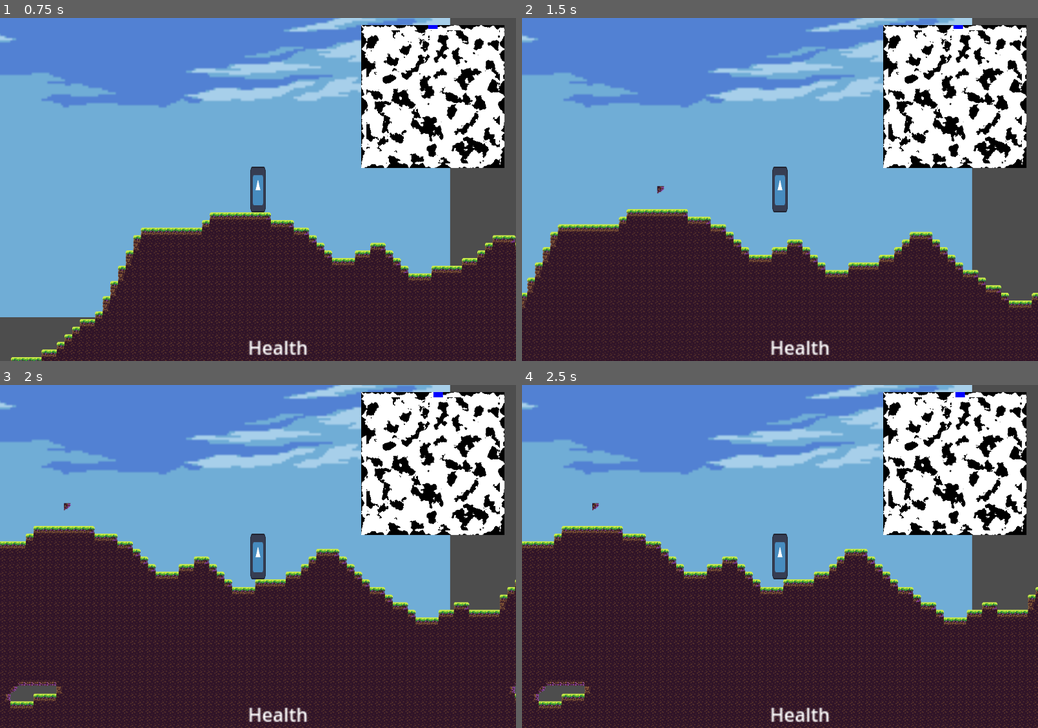
Above: before the commit, frames 1-4 (two rows, left to right).
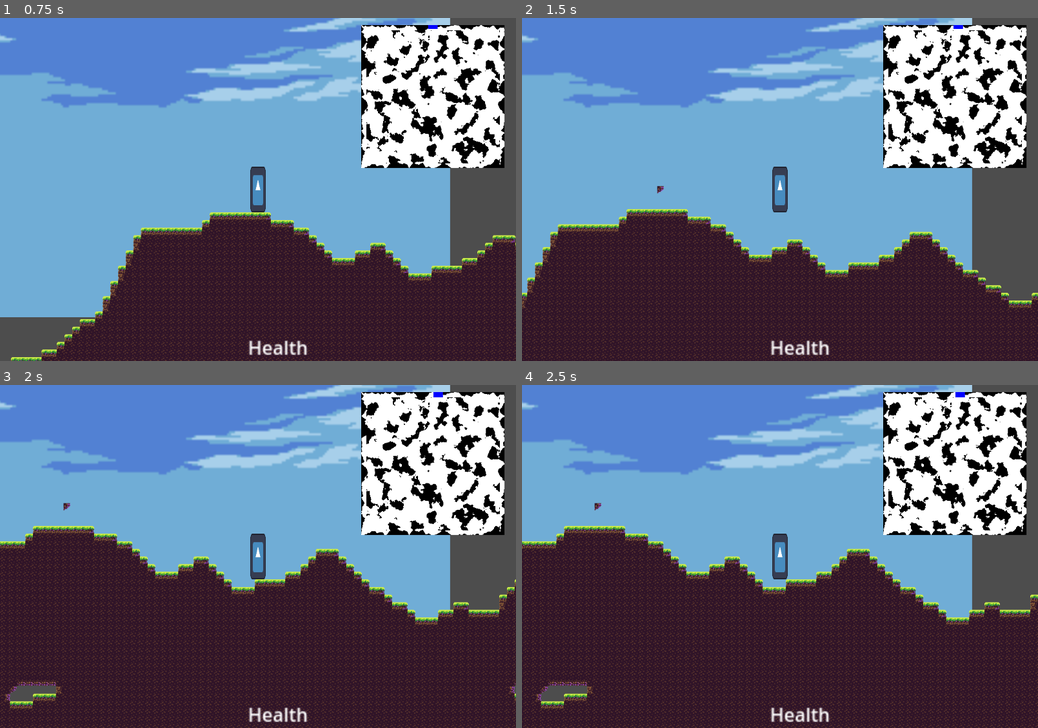
Above: after the commit, the same moments.

Repository: EamonnER/TerraWorlds
Game: Godot game, scene res://game.tscn
Two runs of this game, one before a commit and one after it. Both use one fixed random seed, a clock stepped at 60 frames per second and the inputs below. The engine's default icon, where the game draws it, is replaced by a stand-in: a white triangle on a blue panel in a dark square.
Inputs (mouse positions are in pixels of both pictures, inside the frame that each line leads up to):
- Up to frame 1 (0.75 s): tap Enter at 0.5 s; move the mouse to (371, 172) at 0.52 s; hold D (game_right) from 0.53 s (still down); click (371, 172) at 0.6 s
- Up to frame 2 (1.5 s): keep holding D (game_right); tap Space (game_jump) at 0.77 s; move the mouse to (676, 206) at 1.27 s; right-click (676, 206) at 1.35 s
- Up to frame 3 (2 s): keep holding D (game_right); tap Space (game_jump) at 1.52 s
- Up to frame 4 (2.5 s): move the mouse to (831, 481) at 2.02 s; release D (game_right) at 2.03 s; hold A (game_left) from 2.03 s (still down); click (831, 481) at 2.1 s

Frame 1 is identical in both runs. In frame 2, 0.4% of the frame differs, in the area x 0-100%, y 48-85%; in frame 3, 1.8%; in frame 4, 12%, in the area x 0-100%, y 34-100%.

Commit message:
Undid gravity changes

Diff:
--- a/scripts/entity.gd
+++ b/scripts/entity.gd
@@ -87,9 +87,11 @@
 
 func _apply_gravity(delta: float) -> void:
 	if motion_mode == MotionMode.MOTION_MODE_GROUNDED and not is_on_floor():
-		var old_velocity = get_velocity()
-		var new_veloctiy = old_velocity.move_toward(TERMINAL_VELOCITY*gravity_vector, gravity*delta)
-		set_velocity(new_veloctiy)
+		var old_vertical_velocity = get_relative_velocity().y
+		var target_vertical_veloctiy = TERMINAL_VELOCITY
+		set_relative_vertical_speed(
+			move_toward(old_vertical_velocity, target_vertical_veloctiy, gravity*delta)
+		)
 
 func jump() -> void:
 	if motion_mode == MotionMode.MOTION_MODE_GROUNDED and is_on_floor():
